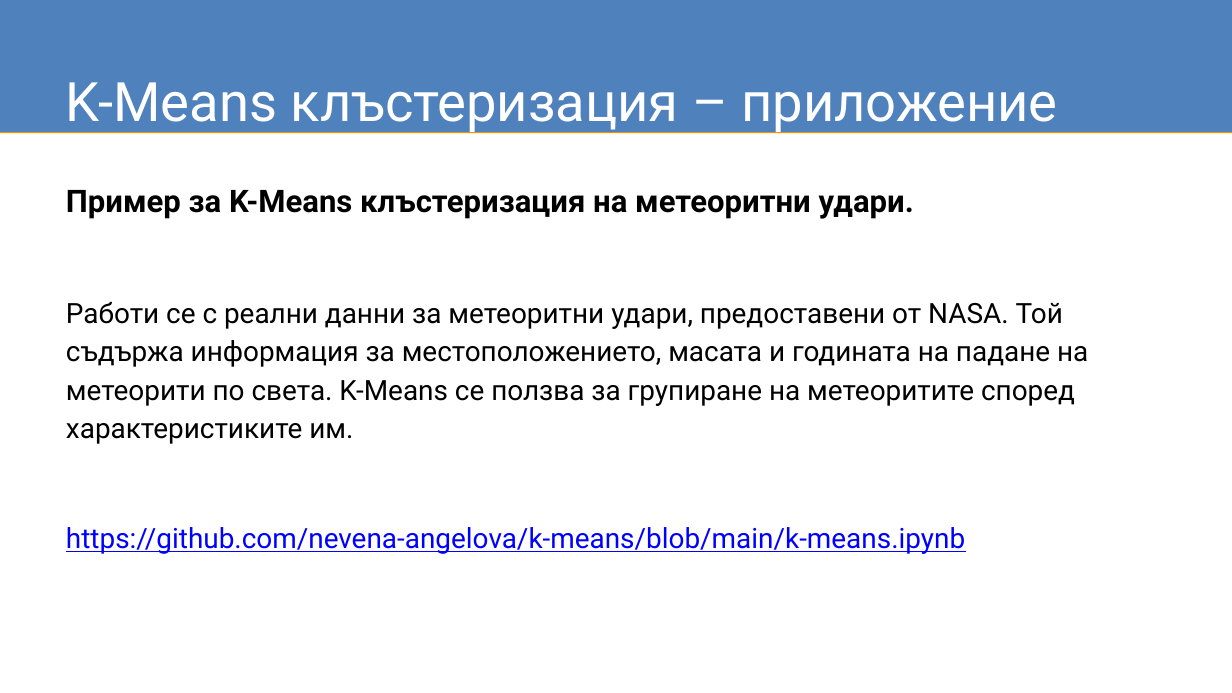
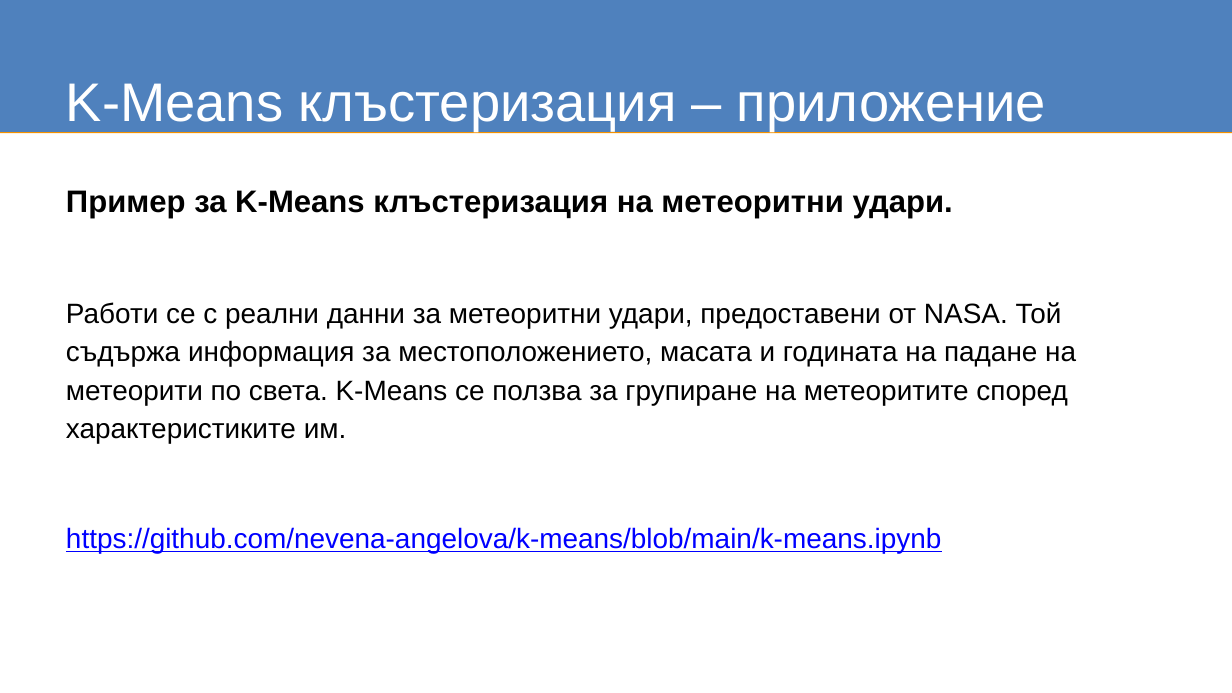
Before and after one commit to nevena-angelova/k-means, a slide deck: slide 6 of K-Means-Presentation.pptx (slide 4 before the commit). Drawn at 1232x693 pixels with LibreOffice and Linux fonts; fonts in the diff are those of the drawing. Boxes give left, top, right and bottom in pixels: in the first picture for what was removed or moved away, otherwise in the second. Text is boxed around its words. In the diff, an @@ line names an element or a change of style, - is before the commit and + after.

```diff
--- a/K-Means-Presentation.pptx
+++ b/K-Means-Presentation.pptx
@@ title "K-Means клъстеризация – приложение" at [66, 83, 1046, 131]: font Roboto to Arial @@
@@ text "Пример за K-Means клъстеризация нa ..." at [66, 190, 1076, 553]: font Roboto to Arial @@
```
Also in this commit, not shown: 3 other slides changed, 2 slides added, 2 other files.
